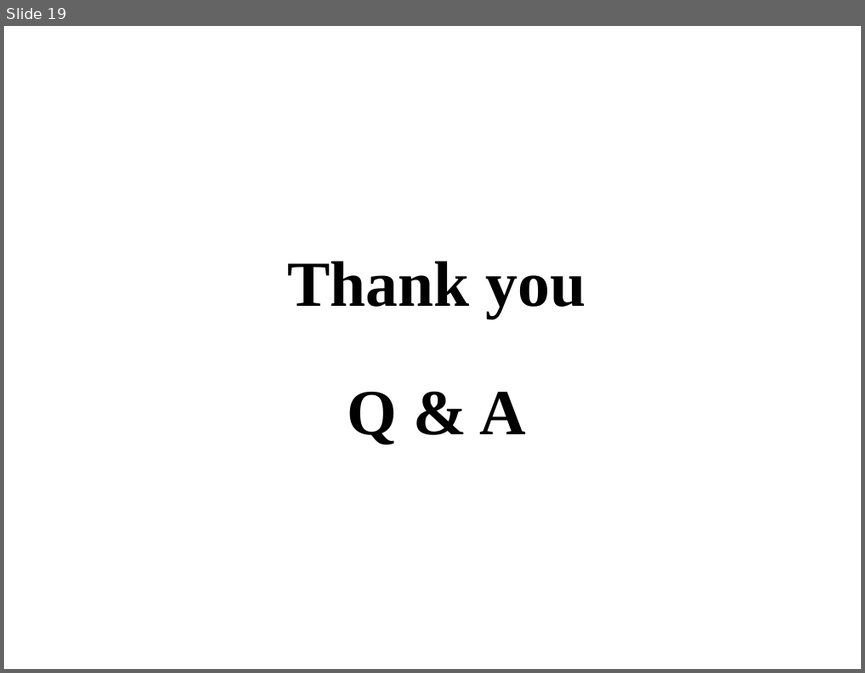
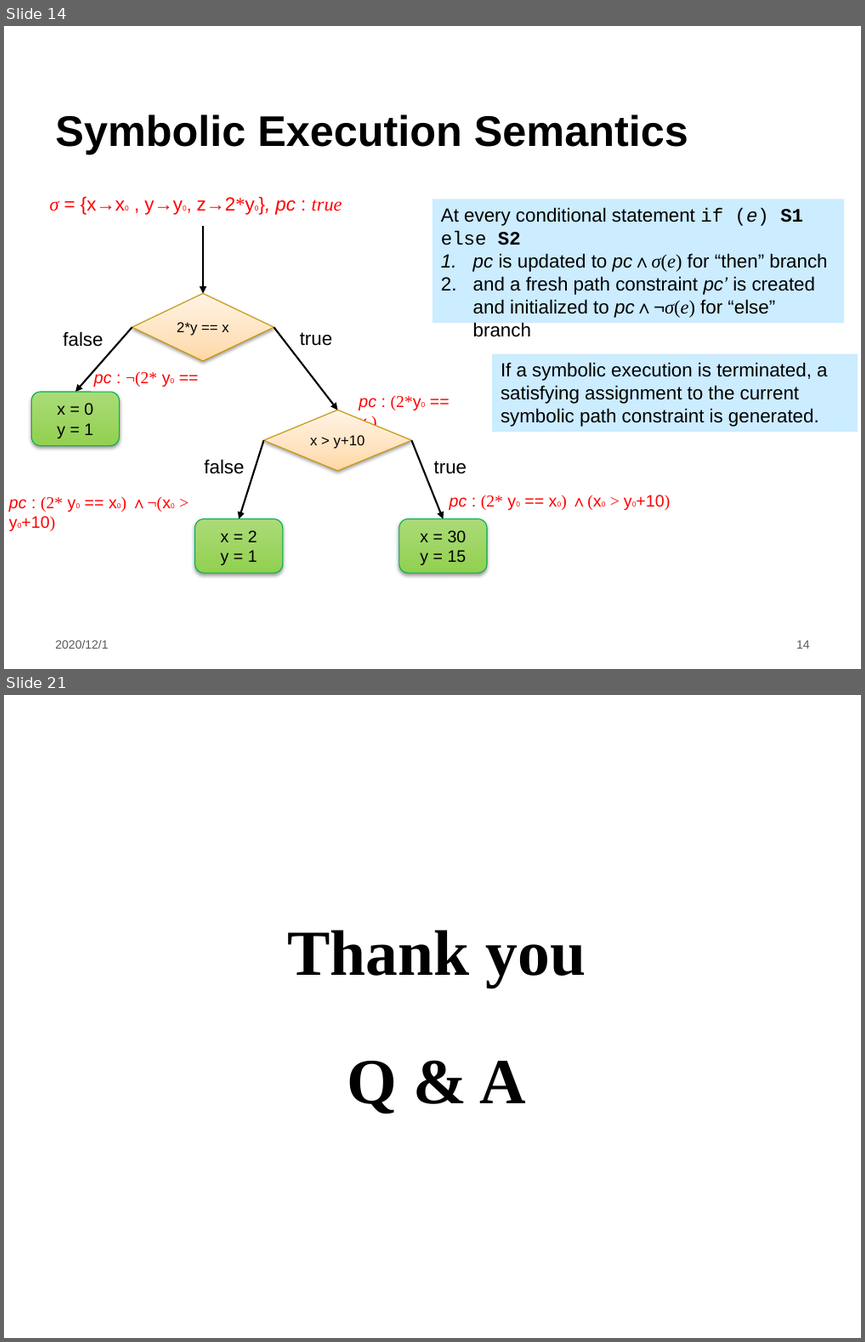
Before and after one commit to LintianShi/Research-Proposal, a slide deck: Symbolic_execution.pptx. Shown one above the other, each under a label of ours: slide 19 before the commit, slides 14 and 21 after it; the slides between them are not shown. The pictures are 865x673 and 865x1342 pixels, drawn with LibreOffice and Linux fonts; fonts in the diff are those of the drawing; background and template pictures are left out. Boxes give left, top, right and bottom in pixels: in the first picture for what was removed or moved away, otherwise in the second. Text is boxed around its words. In the diff, an @@ line names an element or a change of style, - is before the commit and + after.

```diff
--- a/Symbolic_execution.pptx
+++ b/Symbolic_execution.pptx
@@ slide 14 added at box(4, 26, 861, 669), background #FFFFFF @@
@@ title added at box(55, 114, 688, 154), 36 pt, text #000000, bold @@
+Symbolic Execution Semantics
@@ text added at box(50, 196, 342, 215), 16 pt, text #FF0000 @@
+σ = {x→x0 , y→y0, z→2*y0}, pc : true
@@ rectangle added at box(432, 199, 844, 324), fill #CCECFF, 16 pt, text #000000 @@
+At every conditional statement if (e) S1 else S2
+1. pc is updated to pc∧σ(e) for “then” branch
+2. and a fresh path constraint pc’ is created and initialized to pc∧¬σ(e) for “else” branch
@@ arrow added from (203, 226) to (203, 293), #000000 1.5 pt @@
@@ diamond added at box(132, 293, 274, 361), fill gradient #FFD6A5 to #FFE2BF to #FFF3E7, outline #C89600 0.75 pt, 12 pt, text #000000 @@
+2*y == x
@@ text added at box(63, 331, 103, 346), 16 pt, text #000000 @@
+false
@@ arrow added from (132, 327) to (75, 392), #000000 1.5 pt @@
@@ arrow added from (274, 327) to (337, 410), #000000 1.5 pt @@
@@ text added at box(300, 332, 332, 346), 16 pt, text #000000 @@
+true
@@ rectangle added at box(493, 354, 858, 432), fill #CCECFF, 16 pt, text #000000 @@
+If a symbolic execution is terminated, a satisfying assignment to the current symbolic path constraint is generated.
@@ text added at box(94, 370, 157, 386), 14 pt, text #FF0000 @@
+pc : ¬(2* y0 == x0)
@@ rounded rectangle added at box(31, 392, 119, 446), fill gradient #92D050 to #ABDB77, outline #00B050 0.75 pt, 14 pt, text #000000 @@
+x = 0
+y = 1
@@ text added at box(358, 395, 421, 410), 14 pt, text #FF0000 @@
+pc : (2*y0 == x0)
@@ diamond added at box(263, 410, 412, 471), fill gradient #FFD6A5 to #FFE2BF to #FFF3E7, outline #C89600 0.75 pt, 12 pt, text #000000 @@
+x > y+10
@@ text added at box(204, 459, 244, 474), 16 pt, text #000000 @@
+false
@@ arrow added from (263, 440) to (239, 519), #000000 1.5 pt @@
@@ arrow added from (412, 440) to (443, 519), #000000 1.5 pt @@
@@ text added at box(434, 460, 466, 474), 16 pt, text #000000 @@
+true
@@ text added at box(9, 496, 63, 531), 14 pt, text #FF0000 @@
+pc : (2* y0 == x0) ∧¬(x0 > y0+10)
@@ text added at box(449, 494, 670, 510), 14 pt, text #FF0000 @@
+pc : (2* y0 == x0) ∧(x0 > y0+10)
@@ rounded rectangle added at box(195, 519, 283, 573), fill gradient #92D050 to #ABDB77, outline #00B050 0.75 pt, 14 pt, text #000000 @@
+x = 2
+y = 1
@@ rounded rectangle added at box(399, 519, 487, 573), fill gradient #92D050 to #ABDB77, outline #00B050 0.75 pt, 14 pt, text #000000 @@
+x = 30
+y = 15
@@ text added at box(55, 640, 108, 648), 10 pt, text #595959 @@
+2020/12/1
@@ page number added at box(796, 640, 810, 648), 10 pt, text #595959 @@
+14
@@ what was slide 19 is now slide 21 @@
```
Also in this commit, not shown: 18 slides changed, 1 other slide added.
